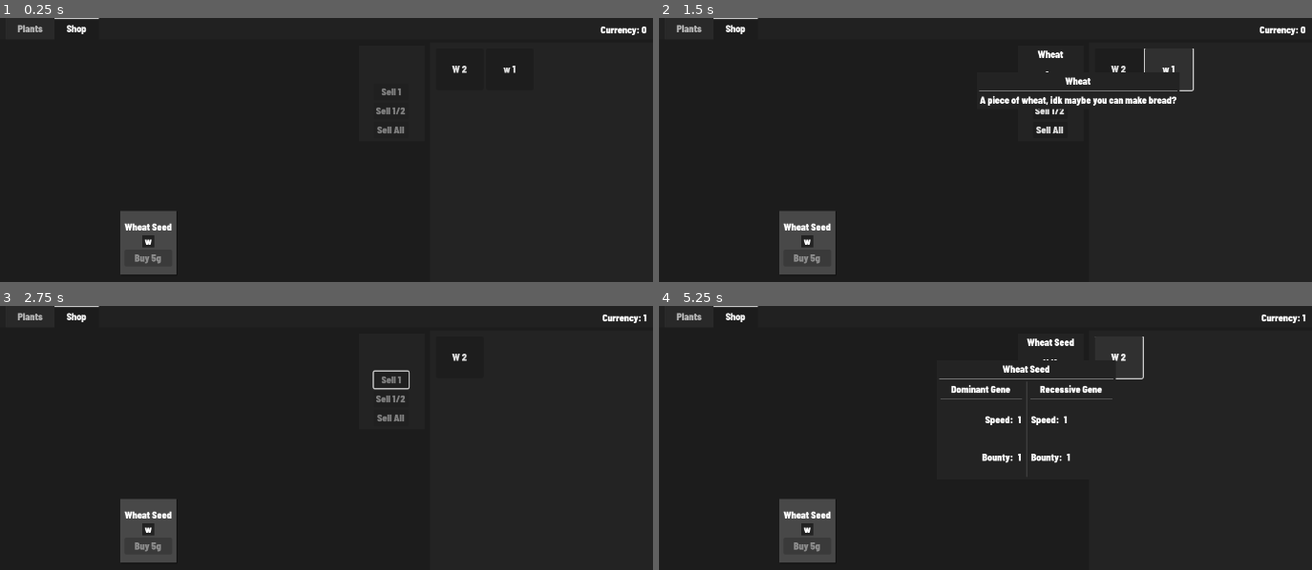
Above: before the commit, frames 1-4 (two rows, left to right).
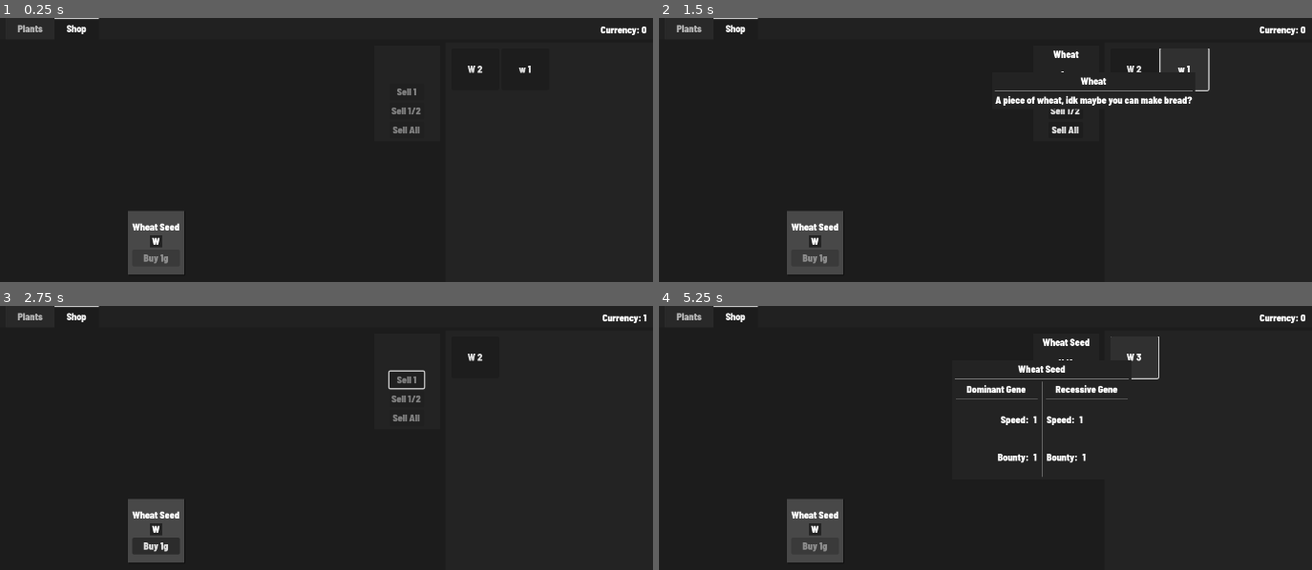
Above: after the commit, the same moments.

Repository: tylercchase/agricraft_godot
Game: Godot game, scene res://src/main.tscn
Two runs of this game, one before a commit and one after it. Both use one fixed random seed, a clock stepped at 60 frames per second and the inputs below. The engine's default icon, where the game draws it, is replaced by a stand-in: a white triangle on a blue panel in a dark square.
Inputs (mouse positions are in pixels of both pictures, inside the frame that each line leads up to):
- Up to frame 1 (0.25 s): no input
- Up to frame 2 (1.5 s): click "W 2" at 0.5 s; click "w 1" at 1.25 s
- Up to frame 3 (2.75 s): click "Sell 1" at 2 s
- Up to frame 4 (5.25 s): click "W 2" at 2.75 s; click (815, 546) at 3.5 s, where only the run after the commit has a clickable "Buy 1g"; click "W 2" (after the commit: "W 3") at 4.25 s; click "W 2" (after the commit: "W 3") at 5 s

The runs differ from the first frame. In frame 1, 1.4% of the frame differs, in the area x 18-82%, y 18-98%; in frame 2, 2.4%; in frame 3, 1.5%; in frame 4, 2.8%, in the area x 18-99%, y 3-98%.

Commit message:
feat: buy button setup

Diff:
--- a/src/main.tscn
+++ b/src/main.tscn
@@ -6,6 +6,7 @@
 [ext_resource type="Script" uid="uid://cdkcky2vpdtn8" path="res://src/managers/interaction_manager.gd" id="4_3cfgd"]
 [ext_resource type="PackedScene" uid="uid://bxg03y15ggqqr" path="res://src/shop/buy_item/shop_buy_item_container.tscn" id="4_kf8lf"]
 [ext_resource type="Script" uid="uid://i7m14kcvvg8e" path="res://src/managers/plant_growth_manager.gd" id="5_fyndt"]
+[ext_resource type="Resource" uid="uid://d1mm8od10gywy" path="res://src/plant/resources/wheat.tres" id="5_kqbth"]
 [ext_resource type="Script" uid="uid://dkff2xlrw5sl5" path="res://src/header/currency_label.gd" id="5_mgm53"]
 [ext_resource type="PackedScene" uid="uid://1t4k8725kuwa" path="res://src/shop/buy_item/sell_container.tscn" id="5_uewes"]
 [ext_resource type="Script" uid="uid://gk71eqjiho7u" path="res://src/managers/plant_manager.gd" id="6_kmhfv"]
@@ -284,6 +285,7 @@
 
 [node name="ShopBuyItemContainer" parent="TabContainer/Shop/HBoxContainer/Control" instance=ExtResource("4_kf8lf")]
 layout_mode = 2
+item_to_purchase = ExtResource("5_kqbth")
 
 [node name="PanelContainer" parent="TabContainer/Shop/HBoxContainer" node_paths=PackedStringArray("inventory_manager") instance=ExtResource("5_uewes")]
 layout_mode = 2
@@ -292,7 +294,7 @@
 [node name="MenuContainer" type="VBoxContainer" parent="TabContainer/Shop/HBoxContainer"]
 layout_mode = 2
 size_flags_horizontal = 3
-size_flags_stretch_ratio = 0.65
+size_flags_stretch_ratio = 0.59
 alignment = 1
 
 [node name="MarginContainer" type="MarginContainer" parent="TabContainer/Shop/HBoxContainer/MenuContainer"]
--- a/src/managers/inventory_manager.gd
+++ b/src/managers/inventory_manager.gd
@@ -15,7 +15,6 @@
 var selected_item: ItemSlot
 
 func _ready() -> void:
-
     # add a starting out seed for now
     add_item(ResourceLoader.load('res://src/plant/resources/wheat.tres'))
     add_item(ResourceLoader.load('res://src/plant/resources/wheat.tres'))
@@ -24,7 +23,7 @@
     Events.buy_item.connect(_on_buy_item)
 
 
-func _on_buy_item(item: InventoryItem, amount: int):
+func _on_buy_item(item: Resource, amount: int):
     add_item(item, amount)
 
 
--- a/src/shop/buy_item/shop_buy_item_container.gd
+++ b/src/shop/buy_item/shop_buy_item_container.gd
@@ -1,11 +1,17 @@
 extends Container
 
 
-var item_to_purchase: InventoryItem
 
-@export var price_per = 5
 
-@onready var purchase_1_button = %Purchase1Button
+@export var item_to_purchase: Resource
+@export var price_per = 1
+
+
+@export_category('Internal')
+@export var name_label: Label
+@export var preview_label: Label
+@export var preview_container: Container
+@export var purchase_1_button: Button
 
 
 func _ready() -> void:
@@ -13,6 +19,14 @@
     # check_if_buyable(PlayerStats.currency)
     update_buttons(PlayerStats.currency)
     purchase_1_button.pressed.connect(_on_purchase_button.bind(1))
+    name_label.text = item_to_purchase.name
+    preview_label.text = item_to_purchase.display_character
+    purchase_1_button.text = 'Buy ' + str(price_per) + 'g'
+    var type = Tooltip.Type.PLANT
+    if item_to_purchase is InventoryItem:
+        type = Tooltip.Type.ITEM
+    preview_container.mouse_entered.connect(Events.emit_tooltip_change.bind(type, item_to_purchase))
+    preview_container.mouse_exited.connect(Events.emit_tooltip_change.bind(Tooltip.Type.NONE, null))
 
 func _on_purchase_button(amount):
     purchase_item(amount)
--- a/src/shop/buy_item/shop_buy_item_container.tscn
+++ b/src/shop/buy_item/shop_buy_item_container.tscn
@@ -10,7 +10,7 @@
 [sub_resource type="StyleBoxFlat" id="StyleBoxFlat_5mrjc"]
 bg_color = Color(0.133196, 0.133196, 0.133196, 1)
 
-[node name="PanelContainer" type="PanelContainer"]
+[node name="PanelContainer" type="PanelContainer" node_paths=PackedStringArray("name_label", "preview_label", "preview_container", "purchase_1_button")]
 anchors_preset = 8
 anchor_left = 0.5
 anchor_top = 0.5
@@ -26,6 +26,10 @@
 size_flags_vertical = 4
 theme_override_styles/panel = SubResource("StyleBoxFlat_khc5n")
 script = ExtResource("1_khc5n")
+name_label = NodePath("MarginContainer/ShopBuyItemContainer/Label")
+preview_label = NodePath("MarginContainer/ShopBuyItemContainer/PanelContainer/Label2")
+preview_container = NodePath("MarginContainer/ShopBuyItemContainer/PanelContainer")
+purchase_1_button = NodePath("MarginContainer/ShopBuyItemContainer/Purchase1Button")
 
 [node name="MarginContainer" type="MarginContainer" parent="."]
 layout_mode = 2
--- a/src/singletons/events.gd
+++ b/src/singletons/events.gd
@@ -22,5 +22,5 @@
 func emit_tooltip_change(type: Tooltip.Type, data):
     tooltip_change.emit(type, data)
 
-func emit_buy_item(item: InventoryItem, amount: int):
+func emit_buy_item(item: Resource, amount: int):
     buy_item.emit(item, amount)
Not shown: 1 places in src/main.tscn that only renumber resources
